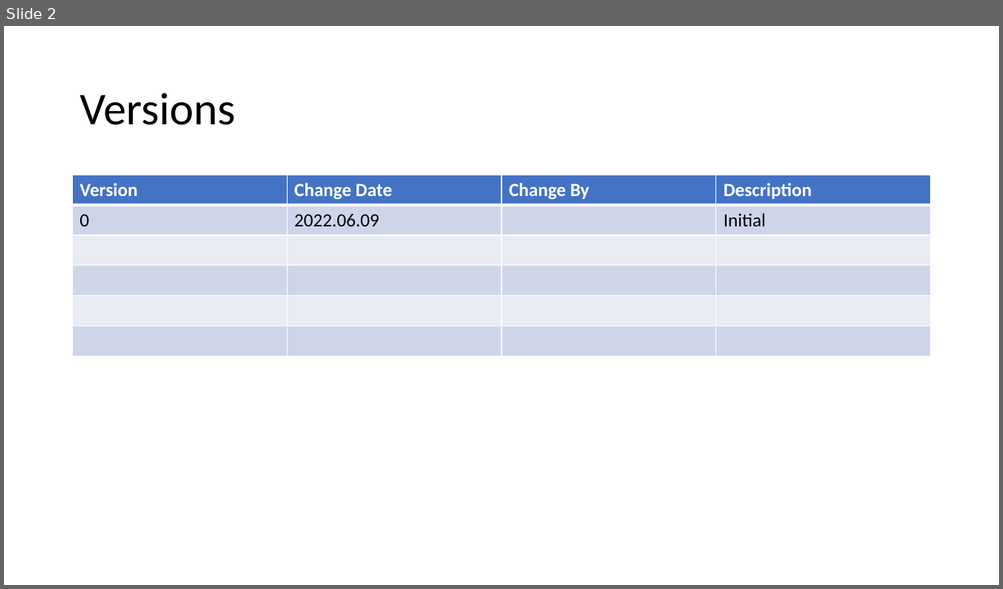
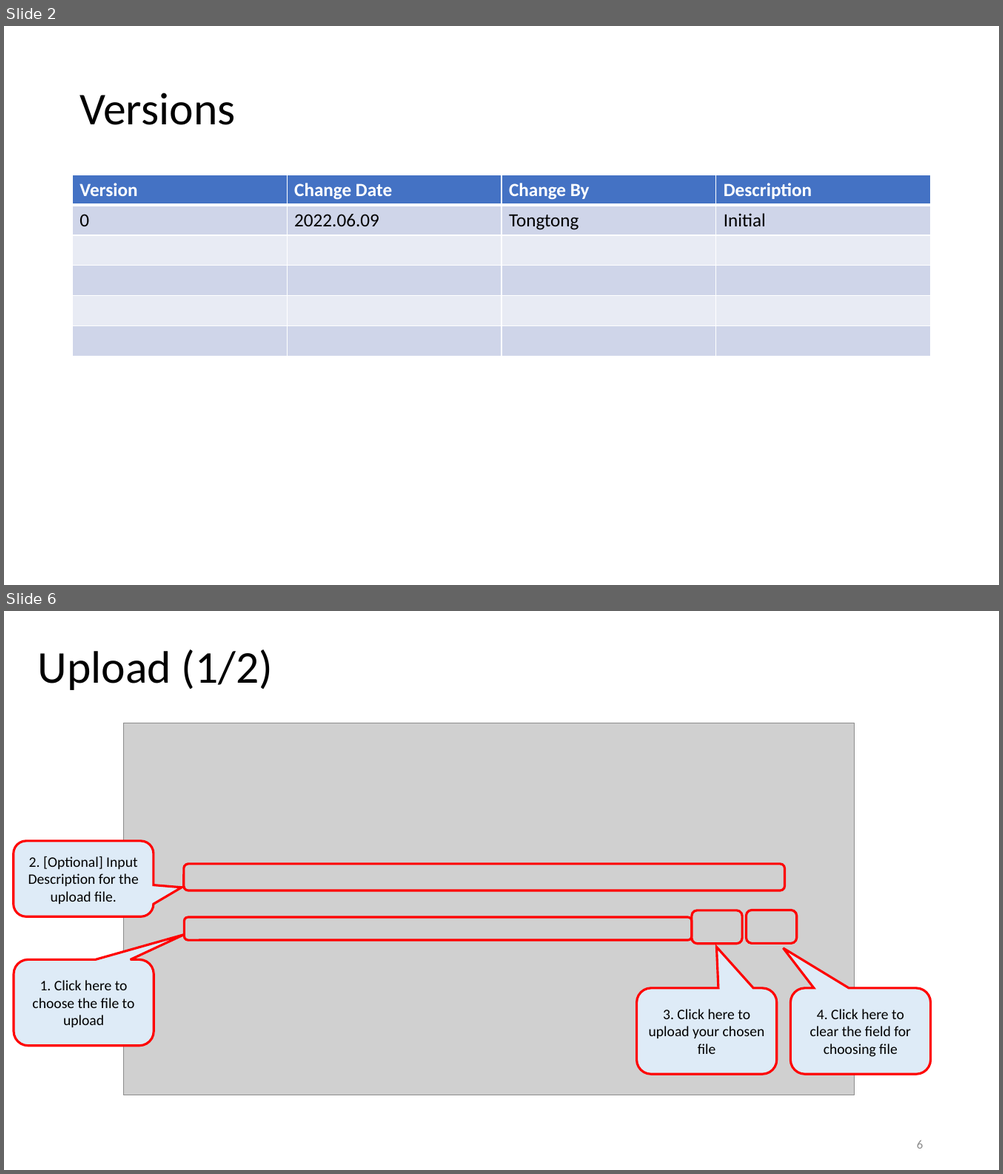
Before and after one commit to TeamworkNUS/uob_voice_to_text_proj, a slide deck: uob_website/analysis/utils/Voice_To_Text_Analysis_Web_UserGuide.pptx. Shown one above the other, each under a label of ours: slide 2 before the commit, slides 2 and 6 after it; the slides between them are not shown. The pictures are 1003x589 and 1003x1174 pixels, drawn with LibreOffice and Linux fonts; fonts in the diff are those of the drawing; grey boxes stand for pictures. Boxes give left, top, right and bottom in pixels: in the first picture for what was removed or moved away, otherwise in the second. Text is boxed around its words. In the diff, an @@ line names an element or a change of style, - is before the commit and + after.

```diff
--- a/uob_website/analysis/utils/Voice_To_Text_Analysis_Web_UserGuide.pptx
+++ b/uob_website/analysis/utils/Voice_To_Text_Analysis_Web_UserGuide.pptx
@@ slide 6 added at box(4, 611, 999, 1170), background #FFFFFF @@
@@ text added at box(38, 649, 273, 690), 44 pt, text #000000 @@
+Upload (1/2)
@@ picture added at box(123, 723, 854, 1096) @@
@@ rounded speech box added at box(14, 841, 154, 917), fill #DEEBF7, outline #FF0000 2.25 pt, 14 pt, text #000000 @@
+2. [Optional] Input Description for the upload file.
@@ rounded rectangle added at box(184, 864, 785, 891), outline #FF0000 2.25 pt @@
@@ rounded rectangle added at box(185, 917, 692, 941), outline #FF0000 2.25 pt @@
@@ rounded rectangle added at box(692, 911, 743, 945), outline #FF0000 2.25 pt @@
@@ rounded rectangle added at box(746, 910, 797, 944), outline #FF0000 2.25 pt @@
@@ rounded speech box added at box(14, 960, 154, 1046), fill #DEEBF7, outline #FF0000 2.25 pt, 14 pt, text #000000 @@
+1. Click here to choose the file to upload
@@ rounded speech box added at box(637, 988, 777, 1074), fill #DEEBF7, outline #FF0000 2.25 pt, 14 pt, text #000000 @@
+3. Click here to upload your chosen file
@@ rounded speech box added at box(791, 988, 930, 1074), fill #DEEBF7, outline #FF0000 2.25 pt, 14 pt, text #000000 @@
+4. Click here to clear the field for choosing file
@@ page number added at box(916, 1141, 922, 1149), 12 pt, text #8C8C8C @@
+6
@@ slide 2 changed as well @@
@@ table at box(73, 175, 932, 357) @@
-row 2, column 3: 
+row 2, column 3: Tongtong
```
Also in this commit, not shown: 1 other slide changed, 15 other slides added, 4 other files.
